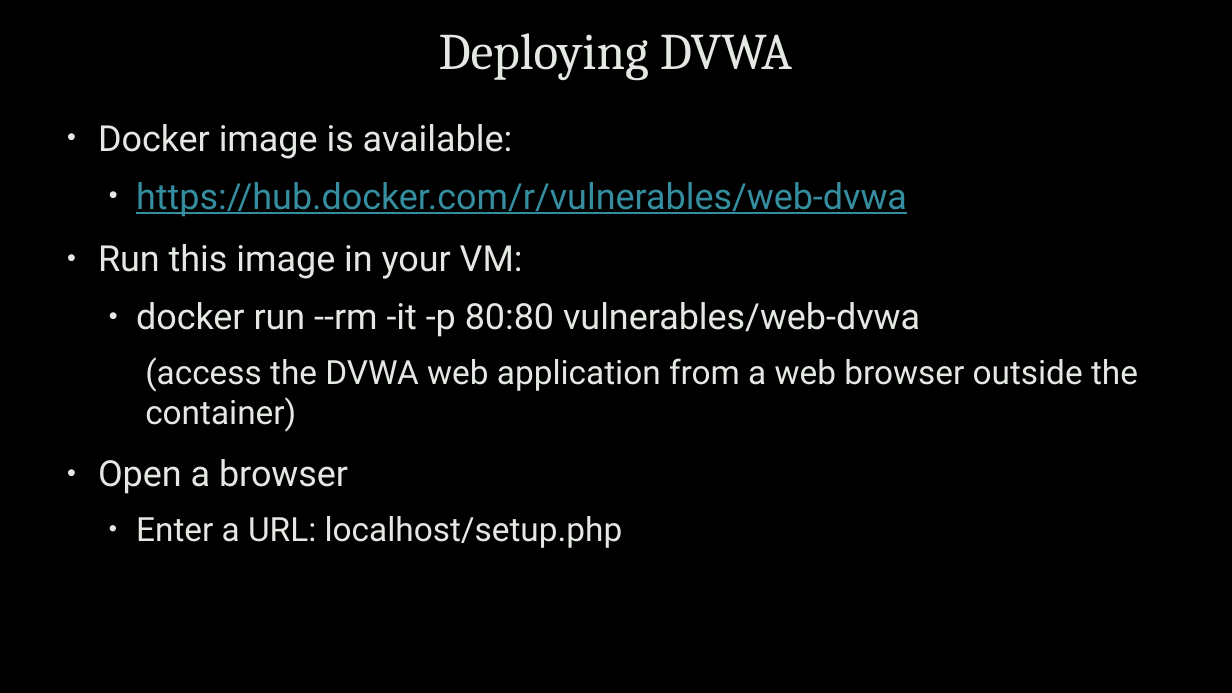
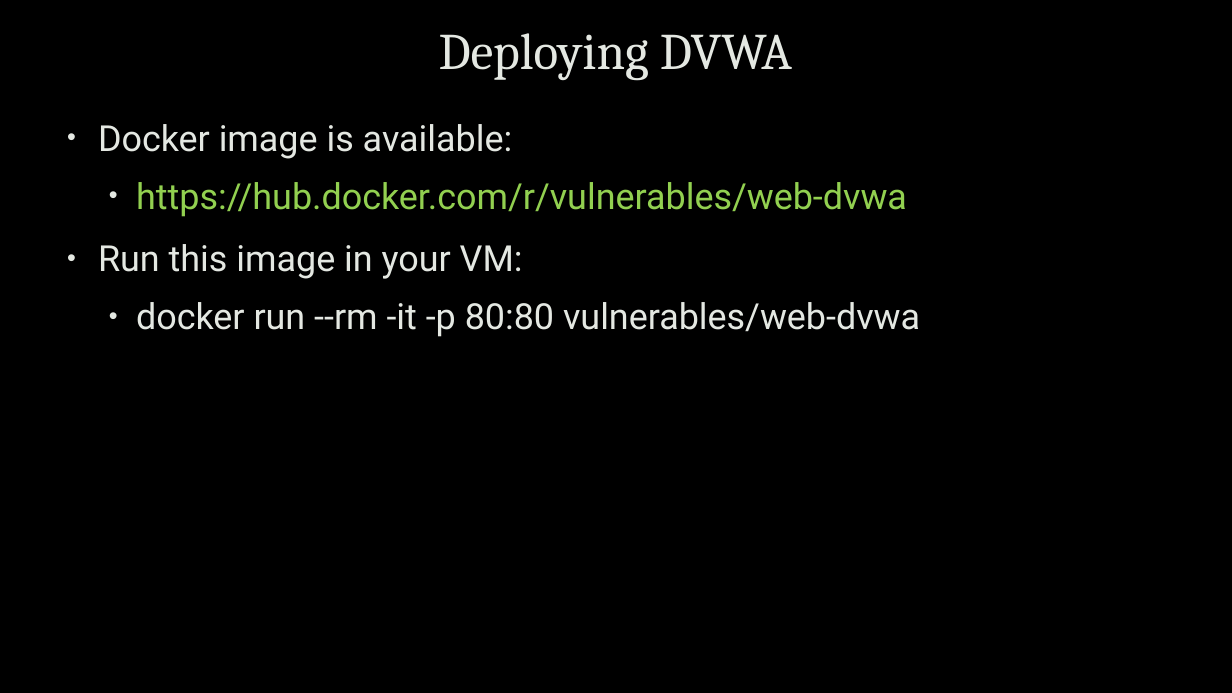
Before and after one commit to uwacyber/cits1003, a slide deck: slide 4 of cits1003-lecture_slides/CITS1003-5 Vulnerabilities-exercises.pptx. Drawn at 1232x693 pixels with LibreOffice and Linux fonts; fonts in the diff are those of the drawing; background and template pictures are left out. Boxes give left, top, right and bottom in pixels: in the first picture for what was removed or moved away, otherwise in the second. Text is boxed around its words. In the diff, an @@ line names an element or a change of style, - is before the commit and + after.

```diff
--- a/cits1003-lecture_slides/CITS1003-5 Vulnerabilities-exercises.pptx
+++ b/cits1003-lecture_slides/CITS1003-5 Vulnerabilities-exercises.pptx
@@ text at box(136, 182, 907, 217): text colour #358E9F to #92D050, underline off in "https://hub.docker.com/r/vulnerables/web-dvwa" @@
@@ text at box(98, 357, 1138, 548): paragraphs removed @@
-    (access the DVWA web application from a web browser outside the container)
-• Open a browser
-  • Enter a URL: localhost/setup.php
```
Also in this commit, not shown: 14 other slides changed, 4 slides added.
